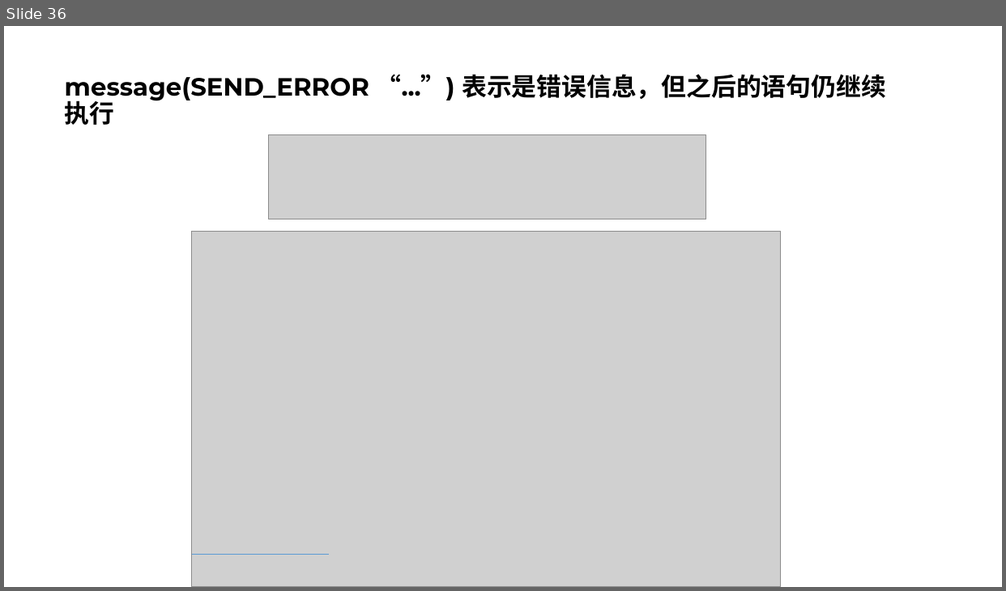
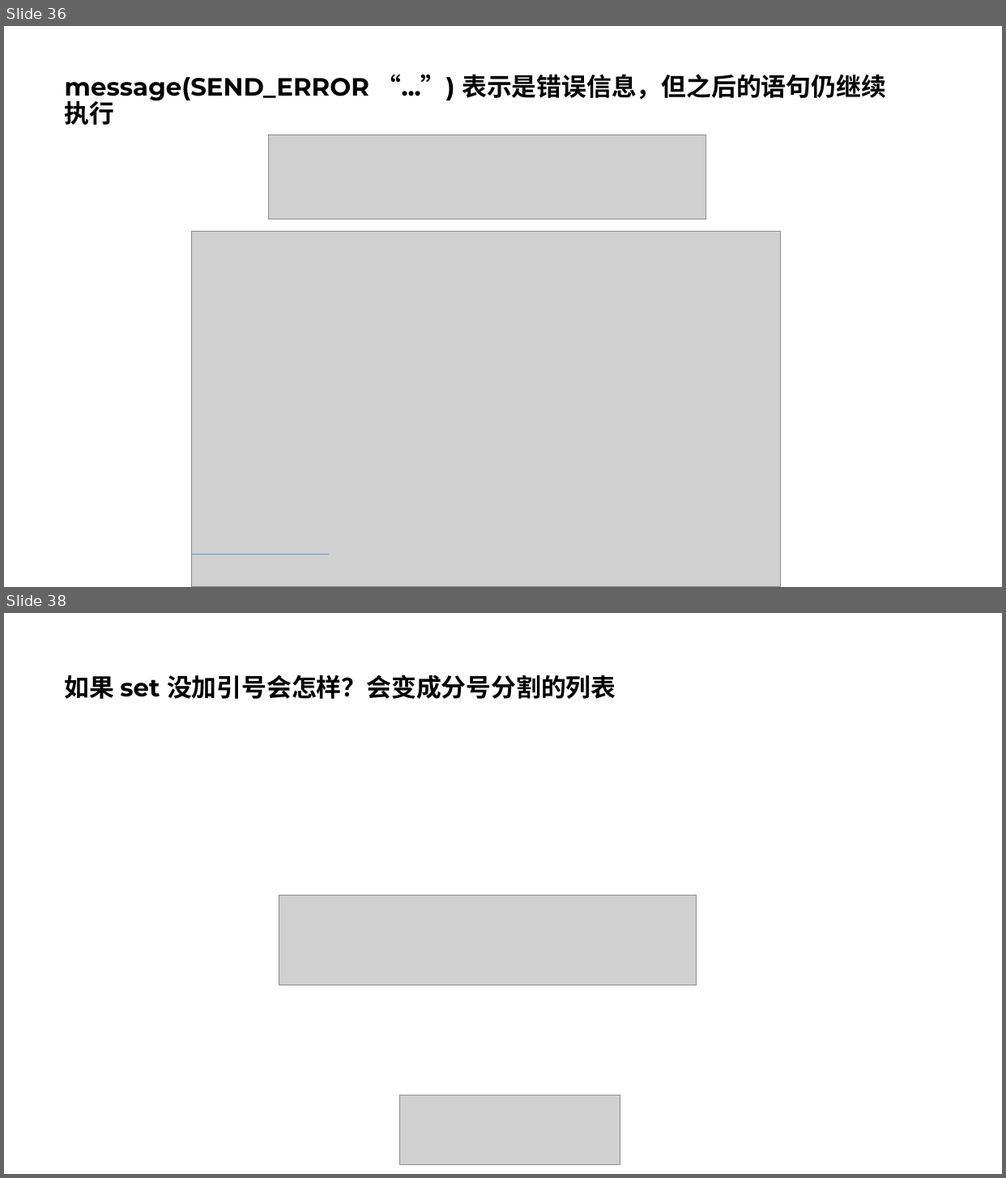
Before and after one commit to parallel101/course, a slide deck: 11/slides.pptx. Shown one above the other, each under a label of ours: slide 36 before the commit, slides 36 and 38 after it; the slides between them are not shown. The pictures are 1006x591 and 1006x1178 pixels, drawn with LibreOffice and Linux fonts; fonts in the diff are those of the drawing; grey boxes stand for pictures. Boxes give left, top, right and bottom in pixels: in the first picture for what was removed or moved away, otherwise in the second. Text is boxed around its words. In the diff, an @@ line names an element or a change of style, - is before the commit and + after.

```diff
--- a/11/slides.pptx
+++ b/11/slides.pptx
@@ slide 38 added at (4,613,1002,1174), background #FFFFFF @@
@@ title added at (65,675,616,699), 24 pt, text #000000, bold @@
+如果 set 没加引号会怎样？会变成分号分割的列表
@@ picture added at (279,896,697,986) @@
@@ picture added at (399,1096,620,1165) @@
```
Also in this commit, not shown: 1 slide changed, 2 other slides added, 12 other files.
